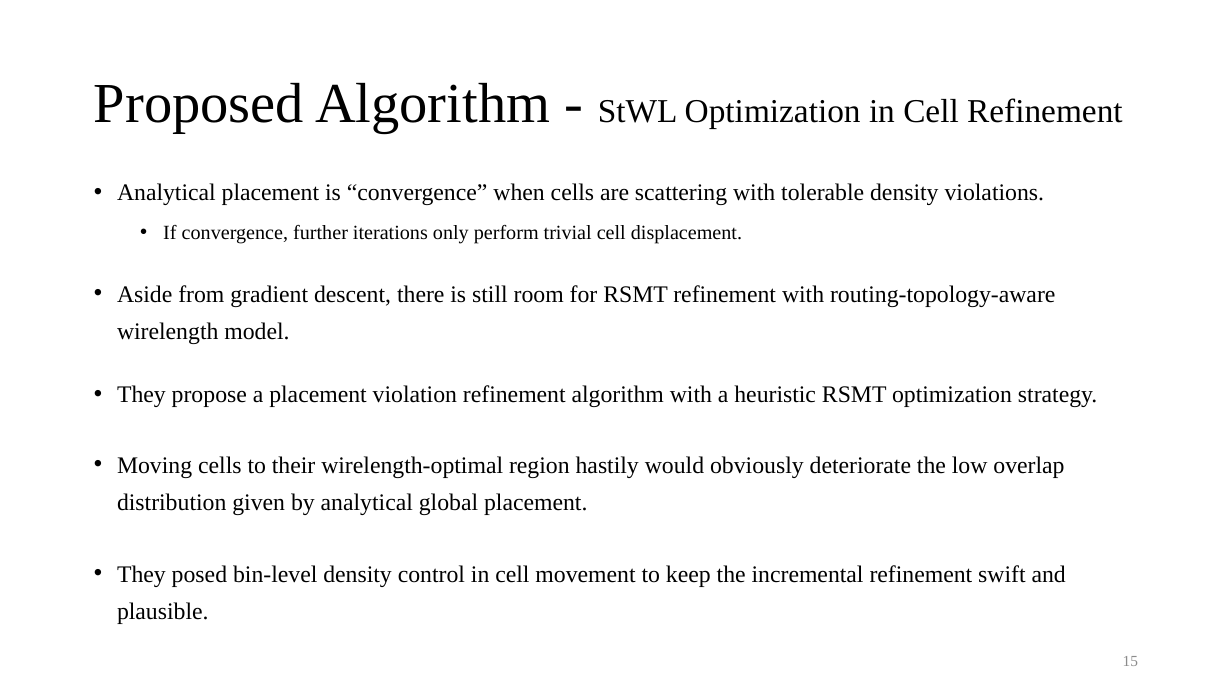
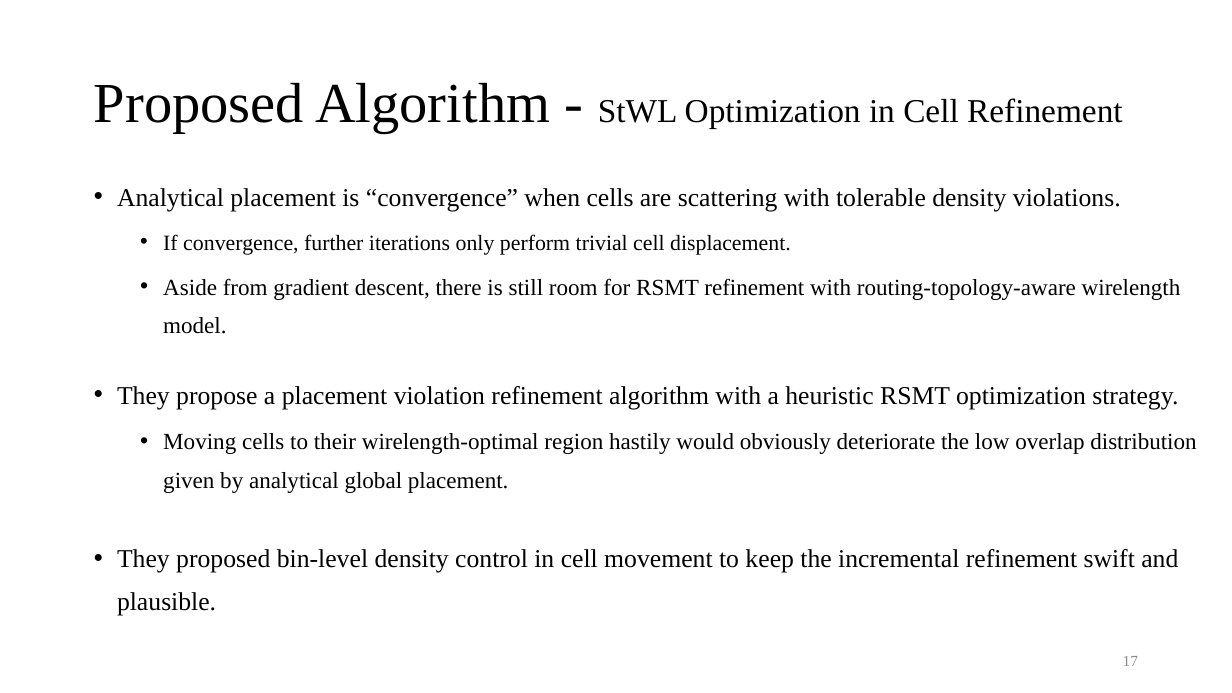
Before and after one commit to Pacific-Feng-Studuies/Studied-Papers, a slide deck: slide 18 of GM/Placement/An Analytical Placement Algorithm with Routing topology Optimization/An Analytical Placement Algorithm with Routing topology Optimization.pptx (slide 16 before the commit). Drawn at 1232x693 pixels with LibreOffice and Linux fonts; fonts in the diff are those of the drawing. Boxes give left, top, right and bottom in pixels: in the first picture for what was removed or moved away, otherwise in the second. Text is boxed around its words. In the diff, an @@ line names an element or a change of style, - is before the commit and + after.

```diff
--- a/GM/Placement/An Analytical Placement Algorithm with Routing topology Optimization/An Analytical Placement Algorithm with Routing topology Optimization.pptx
+++ b/GM/Placement/An Analytical Placement Algorithm with Routing topology Optimization/An Analytical Placement Algorithm with Routing topology Optimization.pptx
@@ text at (117, 188, 1196, 493): size 18.5 to 20 pt in "Analytical placement is “convergence” when cells are ...", "They propose a placement violation refinement algorithm ..."; size 15.7 to 17 pt in "If convergence, further iterations only perform trivial ..."; size 18.5 to 18 pt in "Aside from gradient descent, there is still ...", "Moving cells to their wirelength-optimal region hastily ..."; line spacing 1.3 to 1.4; list level 1 to 2 in "Aside from gradient descent, there ..."; list level 1 to 2 in "Moving cells to their wirelength-optimal ..." @@
@@ text at (117, 549, 1178, 616): text changed; size 18.5 to 20 pt @@
-• They posed bin-level density control in cell movement to keep the incremental refinement swift and plausible.
+• They proposed bin-level density control in cell movement to keep the incremental refinement swift and plausible.
@@ page number at (1123, 656, 1138, 666): text changed @@
-15
+17
```
Also in this commit, not shown: 18 other slides changed, 4 slides added, 1 other file.
